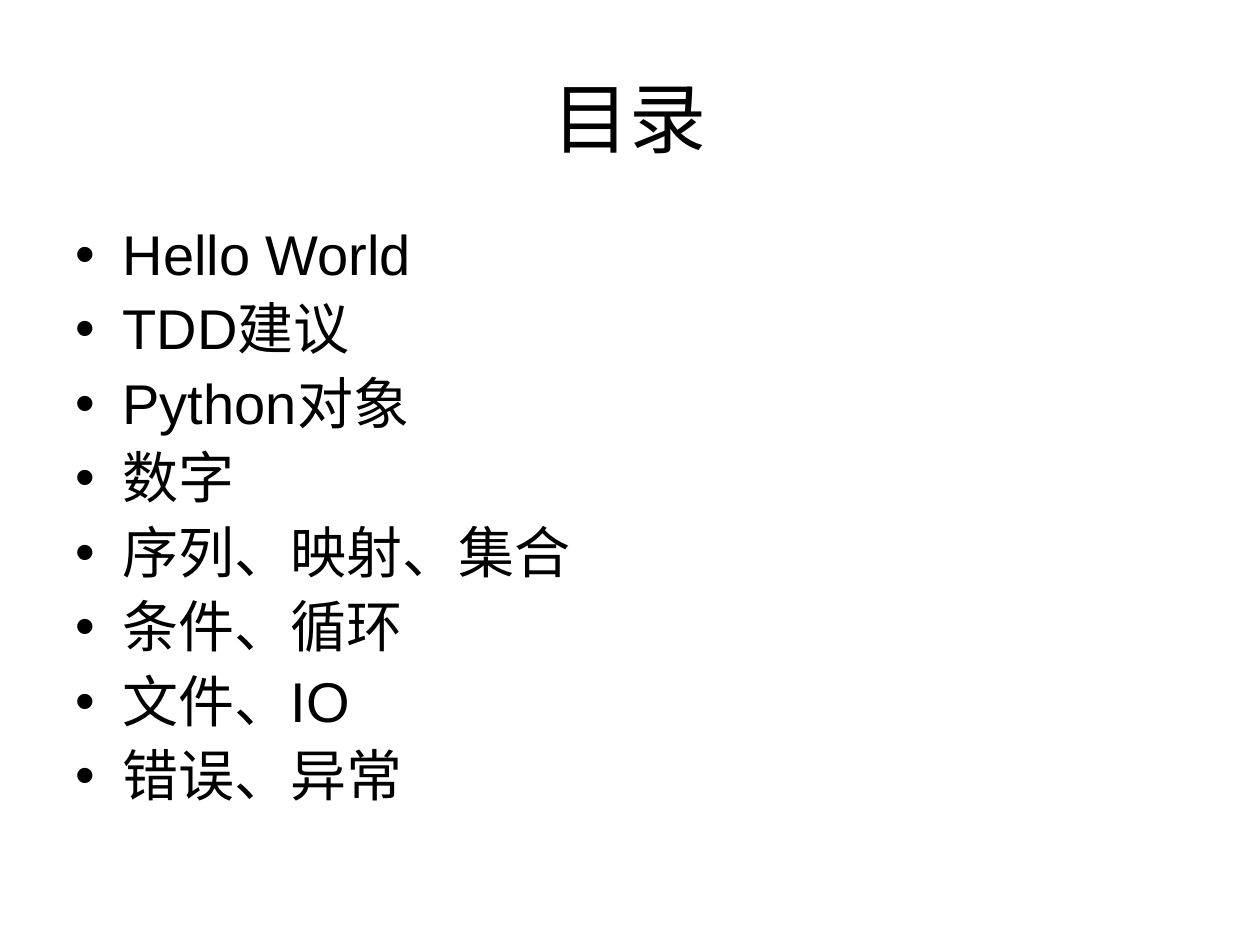
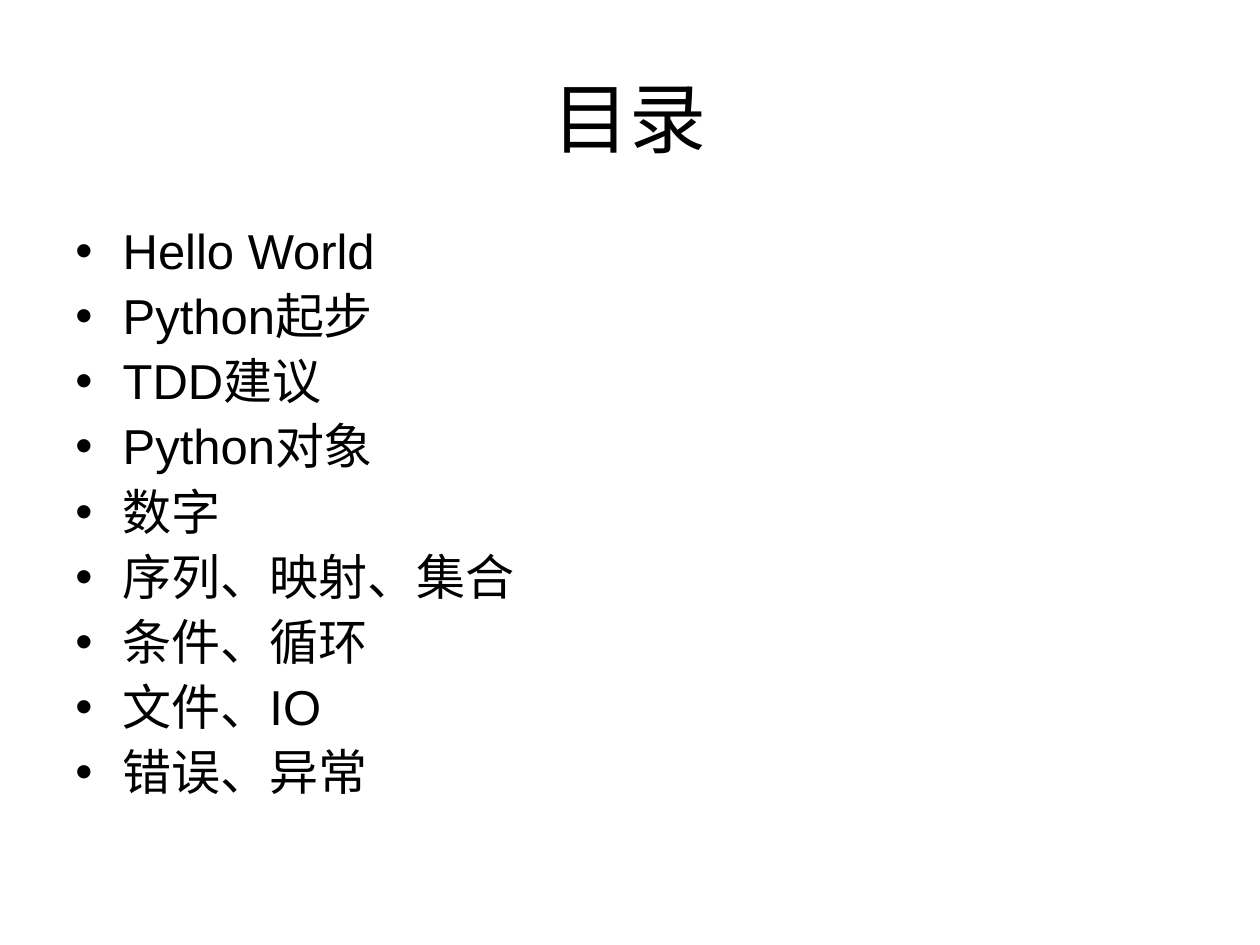
Before and after one commit to fengms83/code, a slide deck: slide 3 of python/doc/Python程序设计语言——基础篇.ppt. Drawn at 1260x945 pixels with LibreOffice and Linux fonts; fonts in the diff are those of the drawing. Boxes give left, top, right and bottom in pixels: in the first picture for what was removed or moved away, otherwise in the second. Text is boxed around its words. In the diff, an @@ line names an element or a change of style, - is before the commit and + after.

```diff
--- a/python/doc/Python程序设计语言——基础篇.ppt
+++ b/python/doc/Python程序设计语言——基础篇.ppt
@@ text at [123,233,514,794]: size 32 to 28 pt in "Hello World", "TDD建议", "Python对象", "数字" and 4 more places; less space between paragraphs @@
@@ text at [123,295,373,344]: paragraph added @@
+• Python起步
```
Also in this commit, not shown: 28 slides added, 1 slide removed.
